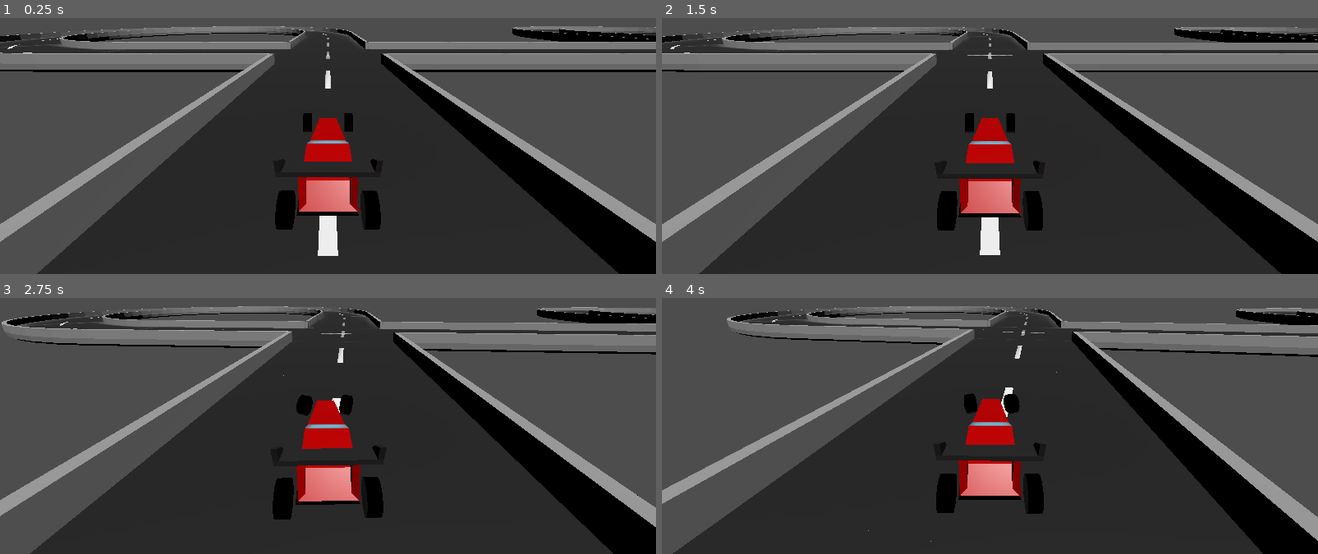
Above: before the commit, frames 1-4 (two rows, left to right).
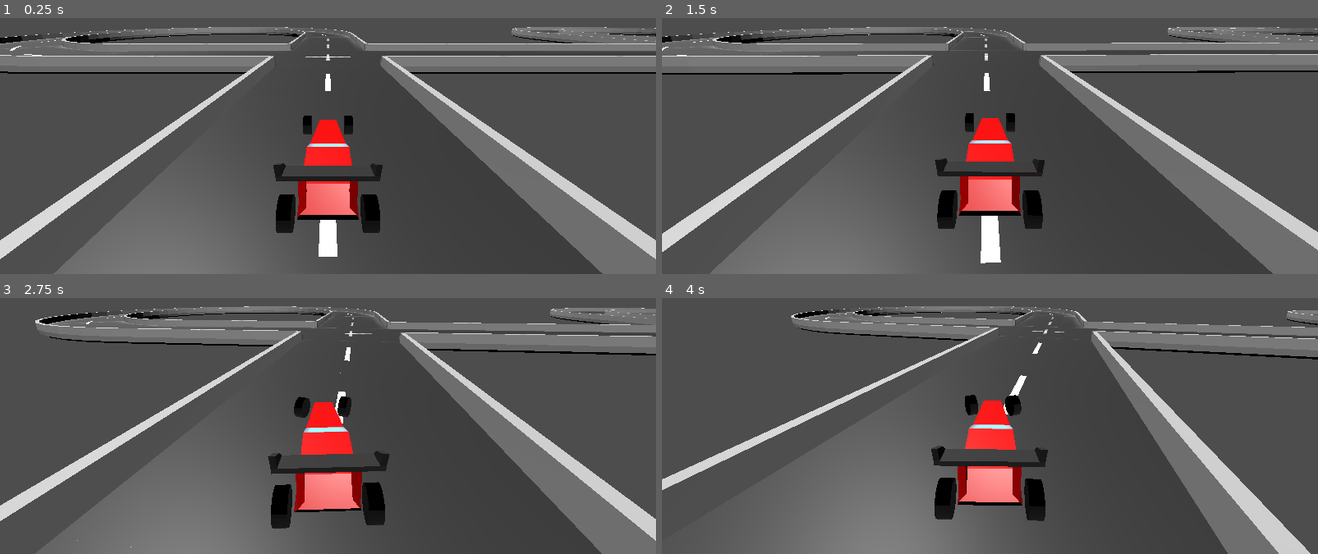
Above: after the commit, the same moments.

Repository: Poellebob/web-game-in-godot
Game: Godot game, scene res://scenes/Test_bane.tscn
The game is run twice, just before and just after one commit, with the same random seed, the same clock (stepped at 60 frames per second) and the same inputs.
Inputs:
- Up to frame 1 (0.25 s): no input
- Up to frame 2 (1.5 s): hold D (Right) 0.53-1.28 s; tap W (forword) at 0.6, 1.35 s; hold S (backword) from 1.28 s (still down)
- Up to frame 3 (2.75 s): release S (backword) at 2.03 s; hold D (Right) from 2.03 s (still down); tap W (forword) at 2.1 s
- Up to frame 4 (4 s): tap W (forword) at 2.85, 3.6 s; release D (Right) at 3.53 s; hold A (Left) from 3.53 s (still down)

The runs differ from the first frame. In frame 1, 44% of the frame differs, in the area x 0-100%, y 3-100%; in frame 2, 40%; in frame 3, 43%; in frame 4, 49%.

Commit message:
car physics is good and models are the right scale

Diff:
--- a/project.godot
+++ b/project.godot
@@ -24,21 +24,25 @@
 forword={
 "deadzone": 0.5,
 "events": [Object(InputEventKey,"resource_local_to_scene":false,"resource_name":"","device":-1,"window_id":0,"alt_press …(192 unchanged characters)…
+, Object(InputEventKey,"resource_local_to_scene":false,"resource_name":"","device":-1,"window_id":0,"alt_pressed":false,"shift_pressed":false,"ctrl_pressed":false,"meta_pressed":false,"pressed":false,"keycode":0,"physical_keycode":4194320,"key_label":0,"unicode":0,"location":0,"echo":false,"script":null)
 ]
 }
 backword={
 "deadzone": 0.5,
 "events": [Object(InputEventKey,"resource_local_to_scene":false,"resource_name":"","device":-1,"window_id":0,"alt_press …(192 unchanged characters)…
+, Object(InputEventKey,"resource_local_to_scene":false,"resource_name":"","device":-1,"window_id":0,"alt_pressed":false,"shift_pressed":false,"ctrl_pressed":false,"meta_pressed":false,"pressed":false,"keycode":0,"physical_keycode":4194322,"key_label":0,"unicode":0,"location":0,"echo":false,"script":null)
 ]
 }
 Left={
 "deadzone": 0.5,
 "events": [Object(InputEventKey,"resource_local_to_scene":false,"resource_name":"","device":-1,"window_id":0,"alt_press …(191 unchanged characters)…
+, Object(InputEventKey,"resource_local_to_scene":false,"resource_name":"","device":-1,"window_id":0,"alt_pressed":false,"shift_pressed":false,"ctrl_pressed":false,"meta_pressed":false,"pressed":false,"keycode":0,"physical_keycode":4194319,"key_label":0,"unicode":0,"location":0,"echo":false,"script":null)
 ]
 }
 Right={
 "deadzone": 0.5,
 "events": [Object(InputEventKey,"resource_local_to_scene":false,"resource_name":"","device":-1,"window_id":0,"alt_press …(192 unchanged characters)…
+, Object(InputEventKey,"resource_local_to_scene":false,"resource_name":"","device":-1,"window_id":0,"alt_pressed":false,"shift_pressed":false,"ctrl_pressed":false,"meta_pressed":false,"pressed":false,"keycode":0,"physical_keycode":4194321,"key_label":0,"unicode":0,"location":0,"echo":false,"script":null)
 ]
 }
 
--- a/scenes/Test_bane.tscn
+++ b/scenes/Test_bane.tscn
@@ -1,100 +1,17 @@
-[gd_scene load_steps=5 format=3 uid="uid://2n7xga6ldsjc"]
+[gd_scene load_steps=3 format=3 uid="uid://2n7xga6ldsjc"]
 
-[ext_resource type="PackedScene" uid="uid://dfsr43kqvwv2f" path="res://scenes/assets/1x1s.tscn" id="1_ils38"]
+[ext_resource type="PackedScene" uid="uid://b3wbjb7cj01dk" path="res://scenes/test course.tscn" id="2_fwpyf"]
 [ext_resource type="PackedScene" uid="uid://cktehpswun2qp" path="res://scenes/assets/car.tscn" id="2_grap8"]
-[ext_resource type="PackedScene" uid="uid://ok36b8sh3dhq" path="res://scenes/assets/1x1+.tscn" id="3_3culc"]
-[ext_resource type="PackedScene" uid="uid://djinli000fhea" path="res://scenes/assets/3x3_90.tscn" id="4_88ish"]
 
 [node name="test" type="Node3D"]
 
 [node name="DirectionalLight3D" type="DirectionalLight3D" parent="."]
 transform = Transform3D(0.942338, -0.280369, 0.182735, 3.29331e-09, 0.546029, 0.837766, -0.334662, -0.789459, 0.514544, 0, 8.19734, 0)
 
+[node name="DirectionalLight3D2" type="DirectionalLight3D" parent="."]
+transform = Transform3D(-0.648758, 0.637536, -0.415525, 1.41106e-08, 0.546029, 0.837766, 0.760995, 0.543507, -0.354241, 0, 8.19734, 0)
+
 [node name="car" parent="." instance=ExtResource("2_grap8")]
 transform = Transform3D(1, 0, 0, 0, 1, 0, 0, 0, 1, 0, 2, 0)
 
-[node name="course" type="Node3D" parent="."]
-transform = Transform3D(2.06415, 0, 0, 0, 2.06415, 0, 0, 0, 2.06415, 0, 0, 0)
-
-[node name="1x1s" parent="course" instance=ExtResource("1_ils38")]
-
-[node name="1x1s2" parent="course" instance=ExtResource("1_ils38")]
-transform = Transform3D(1, 0, 0, 0, 1, 0, 0, 0, 1, 0, 0, -10)
-
-[node name="1x1+" parent="course" instance=ExtResource("3_3culc")]
-transform = Transform3D(1, 0, 0, 0, 1, 0, 0, 0, 1, 0, 0, -20)
-
-[node name="3x3-90" parent="course" instance=ExtResource("4_88ish")]
-transform = Transform3D(1, 0, 0, 0, 1, 0, 0, 0, 1, -30, 0, -20)
-
-[node name="3x3-91" parent="course" instance=ExtResource("4_88ish")]
-transform = Transform3D(-4.37114e-08, 0, -1, 0, 1, 0, 1, 0, -4.37114e-08, -50, 0, -50)
-
-[node name="3x3-92" parent="course" instance=ExtResource("4_88ish")]
-transform = Transform3D(-1, 0, -8.74228e-08, 0, 1, 0, 8.74228e-08, 0, -1, -20, 0, -70)
-
-[node name="1x1s3" parent="course" instance=ExtResource("1_ils38")]
-transform = Transform3D(1, 0, 0, 0, 1, 0, 0, 0, 1, 0, 0, -30)
-
-[node name="1x1s4" parent="course" instance=ExtResource("1_ils38")]
-transform = Transform3D(1, 0, 0, 0, 1, 0, 0, 0, 1, 0, 0, -40)
-
-[node name="1x1s5" parent="course" instance=ExtResource("1_ils38")]
-transform = Transform3D(-4.37114e-08, 0, 1, 0, 1, 0, -1, 0, -4.37114e-08, -10, 0, -20)
-
-[node name="1x1s6" parent="course" instance=ExtResource("1_ils38")]
-transform = Transform3D(-4.37114e-08, 0, 1, 0, 1, 0, -1, 0, -4.37114e-08, -20, 0, -20)
-
-[node name="1x1s7" parent="course" instance=ExtResource("1_ils38")]
-transform = Transform3D(1, 0, 0, 0, 1, 0, 0, 0, 1, 0, 0, 10)
-
-[node name="3x3-93" parent="course" instance=ExtResource("4_88ish")]
-transform = Transform3D(1, 0, 0, 0, 1, 0, 0, 0, 1, 20, 0, 40)
-
-[node name="3x3-94" parent="course" instance=ExtResource("4_88ish")]
-transform = Transform3D(-4.37114e-08, 0, 1, 0, 1, 0, -1, 0, -4.37114e-08, 50, 0, 20)
-
-[node name="1x1s8" parent="course" instance=ExtResource("1_ils38")]
-transform = Transform3D(1, 0, 0, 0, 1, 0, 0, 0, 1, 50, 0, 10)
-
-[node name="1x1s9" parent="course" instance=ExtResource("1_ils38")]
-transform = Transform3D(1, 0, 0, 0, 1, 0, 0, 0, 1, 50, 0, 0)
-
-[node name="1x1s10" parent="course" instance=ExtResource("1_ils38")]
-transform = Transform3D(1, 0, 0, 0, 1, 0, 0, 0, 1, 50, 0, -10)
-
-[node name="1x1s11" parent="course" instance=ExtResource("1_ils38")]
-transform = Transform3D(-4.37114e-08, 0, -1, 0, 1, 0, 1, 0, -4.37114e-08, 10, 0, -20)
-
-[node name="1x1s12" parent="course" instance=ExtResource("1_ils38")]
-transform = Transform3D(-4.37114e-08, 0, -1, 0, 1, 0, 1, 0, -4.37114e-08, 20, 0, -20)
-
-[node name="1x1s13" parent="course" instance=ExtResource("1_ils38")]
-transform = Transform3D(-4.37114e-08, 0, -1, 0, 1, 0, 1, 0, -4.37114e-08, 30, 0, -20)
-
-[node name="1x1s14" parent="course" instance=ExtResource("1_ils38")]
-transform = Transform3D(-4.37114e-08, 0, -1, 0, 1, 0, 1, 0, -4.37114e-08, 40, 0, -20)
-
-[node name="1x1+2" parent="course" instance=ExtResource("3_3culc")]
-transform = Transform3D(1, 0, 0, 0, 1, 0, 0, 0, 1, 50, 0, -20)
-
-[node name="3x3-95" parent="course" instance=ExtResource("4_88ish")]
-transform = Transform3D(-4.37114e-08, 0, -1, 0, 1, 0, 1, 0, -4.37114e-08, 50, 0, -50)
-
-[node name="3x3-96" parent="course" instance=ExtResource("4_88ish")]
-transform = Transform3D(-1, 0, 8.74228e-08, 0, 1, 0, -8.74228e-08, 0, -1, 80, 0, -70)
-
-[node name="3x3-97" parent="course" instance=ExtResource("4_88ish")]
-transform = Transform3D(-4.37114e-08, 0, 1, 0, 1, 0, -1, 0, -4.37114e-08, 100, 0, -40)
-
-[node name="1x1s15" parent="course" instance=ExtResource("1_ils38")]
-transform = Transform3D(1, 0, 0, 0, 1, 0, 0, 0, 1, 50, 0, -30)
-
-[node name="1x1s16" parent="course" instance=ExtResource("1_ils38")]
-transform = Transform3D(1, 0, 0, 0, 1, 0, 0, 0, 1, 50, 0, -40)
-
-[node name="1x1s17" parent="course" instance=ExtResource("1_ils38")]
-transform = Transform3D(-4.37114e-08, 0, -1, 0, 1, 0, 1, 0, -4.37114e-08, 60, 0, -20)
-
-[node name="1x1s18" parent="course" instance=ExtResource("1_ils38")]
-transform = Transform3D(-4.37114e-08, 0, -1, 0, 1, 0, 1, 0, -4.37114e-08, 70, 0, -20)
+[node name="course" parent="." instance=ExtResource("2_fwpyf")]
--- a/scenes/assets/car.tscn
+++ b/scenes/assets/car.tscn
@@ -1,9 +1,8 @@
-[gd_scene load_steps=8 format=3 uid="uid://cktehpswun2qp"]
+[gd_scene load_steps=7 format=3 uid="uid://cktehpswun2qp"]
 
 [ext_resource type="PackedScene" uid="uid://clqk2dhtg7r7n" path="res://assets/car.glb" id="1_ydsqm"]
 [ext_resource type="Script" path="res://scripts/car.gd" id="2_cn7qf"]
 [ext_resource type="PackedScene" uid="uid://cqyc2fi6p3a36" path="res://assets/wheel.glb" id="2_fk6a2"]
-[ext_resource type="Script" path="res://scripts/camera_controller.gd" id="4_vs0pb"]
 
 [sub_resource type="PhysicsMaterial" id="PhysicsMaterial_v5quy"]
 friction = 0.83
@@ -51,7 +50,8 @@
 wheel_radius = 0.675
 suspension_travel = 0.1
 suspension_stiffness = 200.0
-damping_compression = 0.1
+damping_compression = 10.0
+damping_relaxation = 0.4
 
 [node name="wheel" parent="VehicleWheel3D" index="0" instance=ExtResource("2_fk6a2")]
 transform = Transform3D(1, 0, 1.02554e-14, 0, 1, 0, -1.02554e-14, 0, 1, 0, 0, 0)
@@ -62,7 +62,8 @@
 wheel_radius = 0.675
 suspension_travel = 0.1
 suspension_stiffness = 200.0
-damping_compression = 0.1
+damping_compression = 10.0
+damping_relaxation = 0.4
 
 [node name="wheel" parent="VehicleWheel3D3" index="0" instance=ExtResource("2_fk6a2")]
 
@@ -72,7 +73,8 @@
 wheel_radius = 0.675
 suspension_travel = 0.1
 suspension_stiffness = 200.0
-damping_compression = 0.1
+damping_compression = 10.0
+damping_relaxation = 0.4
 
 [node name="wheel" parent="VehicleWheel3D2" index="0" instance=ExtResource("2_fk6a2")]
 
@@ -82,13 +84,12 @@
 wheel_radius = 0.675
 suspension_travel = 0.1
 suspension_stiffness = 200.0
-damping_compression = 0.1
+damping_compression = 10.0
+damping_relaxation = 0.4
 
 [node name="wheel" parent="VehicleWheel3D4" index="0" instance=ExtResource("2_fk6a2")]
 
 [node name="Camera Controller" type="Node3D" parent="." index="10"]
-top_level = true
-script = ExtResource("4_vs0pb")
 
 [node name="Camera3D" type="Camera3D" parent="Camera Controller" index="0"]
 transform = Transform3D(1, 0, 0, 0, 0.956473, 0.291821, 0, -0.291821, 0.956473, 0, 7.94407, 11.0534)
--- /dev/null
+++ b/scenes/test course.tscn
@@ -0,0 +1,90 @@
+[gd_scene load_steps=4 format=3 uid="uid://b3wbjb7cj01dk"]
+
+[ext_resource type="PackedScene" uid="uid://dfsr43kqvwv2f" path="res://scenes/assets/1x1s.tscn" id="1_aygkl"]
+[ext_resource type="PackedScene" uid="uid://ok36b8sh3dhq" path="res://scenes/assets/1x1+.tscn" id="2_8slwt"]
+[ext_resource type="PackedScene" uid="uid://djinli000fhea" path="res://scenes/assets/3x3_90.tscn" id="3_jancv"]
+
+[node name="course" type="Node3D"]
+
+[node name="1x1s" parent="." instance=ExtResource("1_aygkl")]
+
+[node name="1x1s2" parent="." instance=ExtResource("1_aygkl")]
+transform = Transform3D(1, 0, 0, 0, 1, 0, 0, 0, 1, 0, 0, -20)
+
+[node name="1x1+" parent="." instance=ExtResource("2_8slwt")]
+transform = Transform3D(1, 0, 0, 0, 1, 0, 0, 0, 1, 0, 0, -40)
+
+[node name="3x3-90" parent="." instance=ExtResource("3_jancv")]
+transform = Transform3D(1, 0, 0, 0, 1, 0, 0, 0, 1, -60, 0, -40)
+
+[node name="3x3-91" parent="." instance=ExtResource("3_jancv")]
+transform = Transform3D(-4.37114e-08, 0, -1, 0, 1, 0, 1, 0, -4.37114e-08, -100, 0, -100)
+
+[node name="3x3-92" parent="." instance=ExtResource("3_jancv")]
+transform = Transform3D(-1, 0, -8.74228e-08, 0, 1, 0, 8.74228e-08, 0, -1, -40, 0, -140)
+
+[node name="1x1s3" parent="." instance=ExtResource("1_aygkl")]
+transform = Transform3D(1, 0, 0, 0, 1, 0, 0, 0, 1, 0, 0, -80)
+
+[node name="1x1s4" parent="." instance=ExtResource("1_aygkl")]
+transform = Transform3D(1, 0, 0, 0, 1, 0, 0, 0, 1, 0, 0, -60)
+
+[node name="1x1s5" parent="." instance=ExtResource("1_aygkl")]
+transform = Transform3D(-4.37114e-08, 0, 1, 0, 1, 0, -1, 0, -4.37114e-08, -40, 0, -40)
+
+[node name="1x1s6" parent="." instance=ExtResource("1_aygkl")]
+transform = Transform3D(-4.37114e-08, 0, 1, 0, 1, 0, -1, 0, -4.37114e-08, 140, 0, -40)
+
+[node name="1x1s7" parent="." instance=ExtResource("1_aygkl")]
+transform = Transform3D(1, 0, 0, 0, 1, 0, 0, 0, 1, 0, 0, 20)
+
+[node name="3x3-93" parent="." instance=ExtResource("3_jancv")]
+transform = Transform3D(1, 0, 0, 0, 1, 0, 0, 0, 1, 40, 0, 80)
+
+[node name="3x3-94" parent="." instance=ExtResource("3_jancv")]
+transform = Transform3D(-4.37114e-08, 0, 1, 0, 1, 0, -1, 0, -4.37114e-08, 100, 0, 40)
+
+[node name="1x1s8" parent="." instance=ExtResource("1_aygkl")]
+transform = Transform3D(1, 0, 0, 0, 1, 0, 0, 0, 1, 100, 0, 20)
+
+[node name="1x1s9" parent="." instance=ExtResource("1_aygkl")]
+transform = Transform3D(1, 0, 0, 0, 1, 0, 0, 0, 1, 100, 0, 0)
+
+[node name="1x1s10" parent="." instance=ExtResource("1_aygkl")]
+transform = Transform3D(1, 0, 0, 0, 1, 0, 0, 0, 1, 100, 0, -60)
+
+[node name="1x1s11" parent="." instance=ExtResource("1_aygkl")]
+transform = Transform3D(-4.37114e-08, 0, -1, 0, 1, 0, 1, 0, -4.37114e-08, 120, 0, -40)
+
+[node name="1x1s12" parent="." instance=ExtResource("1_aygkl")]
+transform = Transform3D(-4.37114e-08, 0, -1, 0, 1, 0, 1, 0, -4.37114e-08, -20, 0, -40)
+
+[node name="1x1s13" parent="." instance=ExtResource("1_aygkl")]
+transform = Transform3D(-4.37114e-08, 0, -1, 0, 1, 0, 1, 0, -4.37114e-08, 20, 0, -40)
+
+[node name="1x1s14" parent="." instance=ExtResource("1_aygkl")]
+transform = Transform3D(-4.37114e-08, 0, -1, 0, 1, 0, 1, 0, -4.37114e-08, 40, 0, -40)
+
+[node name="1x1+2" parent="." instance=ExtResource("2_8slwt")]
+transform = Transform3D(1, 0, 0, 0, 1, 0, 0, 0, 1, 100, 0, -40)
+
+[node name="3x3-95" parent="." instance=ExtResource("3_jancv")]
+transform = Transform3D(-4.37114e-08, 0, -1, 0, 1, 0, 1, 0, -4.37114e-08, 100, 0, -100)
+
+[node name="3x3-96" parent="." instance=ExtResource("3_jancv")]
+transform = Transform3D(-1, 0, 8.74228e-08, 0, 1, 0, -8.74228e-08, 0, -1, 160, 0, -140)
+
+[node name="3x3-97" parent="." instance=ExtResource("3_jancv")]
+transform = Transform3D(-4.37114e-08, 0, 1, 0, 1, 0, -1, 0, -4.37114e-08, 200, 0, -80)
+
+[node name="1x1s15" parent="." instance=ExtResource("1_aygkl")]
+transform = Transform3D(1, 0, 0, 0, 1, 0, 0, 0, 1, 100, 0, -20)
+
+[node name="1x1s16" parent="." instance=ExtResource("1_aygkl")]
+transform = Transform3D(1, 0, 0, 0, 1, 0, 0, 0, 1, 100, 0, -80)
+
+[node name="1x1s17" parent="." instance=ExtResource("1_aygkl")]
+transform = Transform3D(-4.37114e-08, 0, -1, 0, 1, 0, 1, 0, -4.37114e-08, 80, 0, -40)
+
+[node name="1x1s18" parent="." instance=ExtResource("1_aygkl")]
+transform = Transform3D(-4.37114e-08, 0, -1, 0, 1, 0, 1, 0, -4.37114e-08, 60, 0, -40)
--- a/scripts/camera_controller.gd
+++ /dev/null
@@ -1,11 +0,0 @@
-extends Node3D
-
-var car
-
-func _ready():
-	car = $".."
-
-
-# Called every frame. 'delta' is the elapsed time since the previous frame.
-func _process(delta: float) -> void:
-	position.y = car.position.y
--- a/scripts/car.gd
+++ b/scripts/car.gd
@@ -8,6 +8,8 @@
 func _ready():
 	Camera_Controller = $"Camera Controller"
 
+	Camera_Controller.top_level = true
+
 # Called every frame. 'delta' is the elapsed time since the previous frame.
 #func _process(delta):
 #	Camera_Controller.position = lerp(Camera_Controller.position, position, 0.1)
Binary file changed: assets/1x1+.glb
Binary file changed: assets/1x1s.glb
Binary file changed: assets/1x1t.glb
Binary file changed: assets/3x3-90.glb
